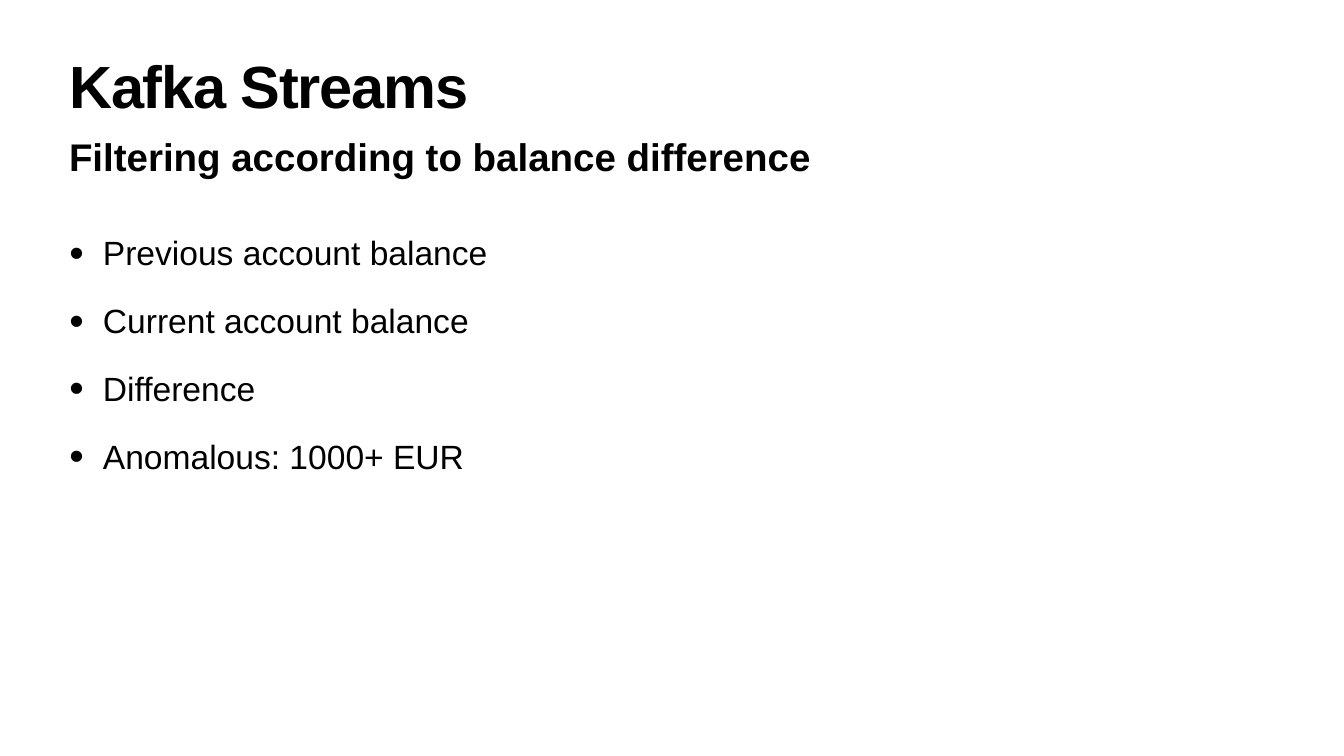
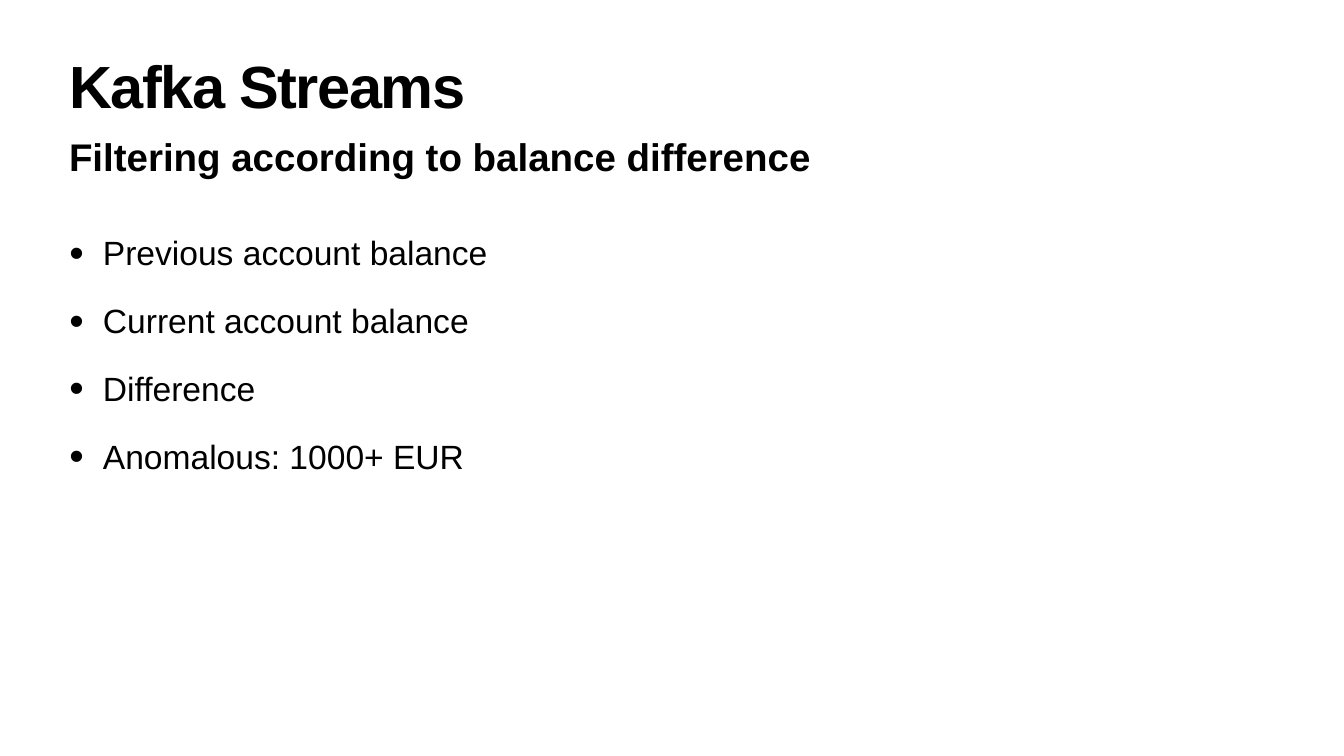
Before and after one commit to JoeRakhimov/AnomalyDetection, a slide deck: slide 6 of report/presentation.pptx. Drawn at 1344x756 pixels with LibreOffice and Linux fonts; fonts in the diff are those of the drawing. Boxes give left, top, right and bottom in pixels: in the first picture for what was removed or moved away, otherwise in the second. Text is boxed around its words. In the diff, an @@ line names an element or a change of style, - is before the commit and + after.

```diff
--- a/report/presentation.pptx
+++ b/report/presentation.pptx
@@ title "Kafka Streams" at <box>69,65,465,109</box>: letter spacing -1.7 to -2 pt @@
```
Also in this commit, not shown: 5 other slides changed, 6 slides added, 2 other files.
